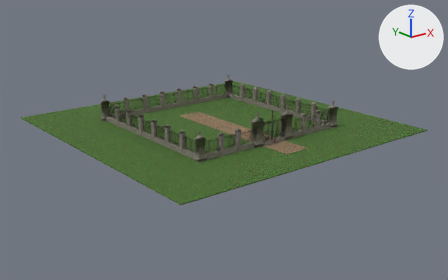
Renders of the OBJ model OpenGL/assets/models/escenario/escenario.obj from each side of a commit.
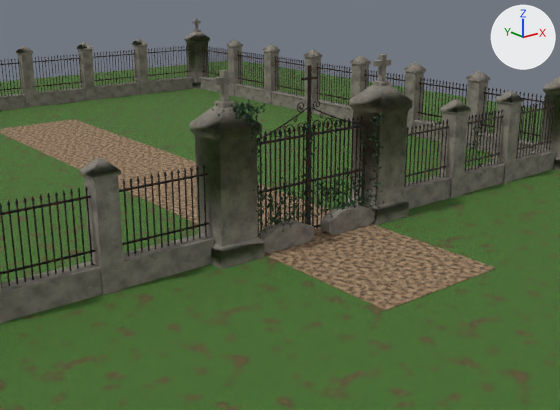
Old and new are each drawn whole from a 50 mm lens placed at (-45.79, -58.65, 21.09), pointed at (-0.03, -1.44, -1.79) and again close up from a 50 mm lens placed at (-10.99, -22.72, 5.94), pointed at (-0.75, -9.91, 0.81). The axes (+X, +Y, +Z) are drawn at upper right. The lights are the same throughout. The last two pictures show the newer version. Where no turn or scale is listed for an object, it has been applied to the vertices.

The scene before the commit, as lines of its bpy script (objects in view):
```python
ob_cerca_frente_der_piedra = bpy.data.objects.new('Cerca_Frente_Der_Piedra', me_cerca_frente_der_piedra)
ob_cerca_frente_der_piedra.location = (0.0, 0.0, 0.0)
ob_hiedra_hoja_der = bpy.data.objects.new('Hiedra_Hoja_Der', me_hiedra_hoja_der)
ob_hiedra_hoja_der.location = (0.0, 0.0, 0.0)
ob_hiedra_hoja_izq = bpy.data.objects.new('Hiedra_Hoja_Izq', me_hiedra_hoja_izq)
ob_hiedra_hoja_izq.location = (0.0, 0.0, 0.0)
ob_reja_hoja_der = bpy.data.objects.new('Reja_Hoja_Der', me_reja_hoja_der)
ob_reja_hoja_der.location = (0.0, 0.0, 0.0)
ob_reja_hoja_izq = bpy.data.objects.new('Reja_Hoja_Izq', me_reja_hoja_izq)
ob_reja_hoja_izq.location = (0.0, 0.0, 0.0)
# also in view: 'Cerca_Fondo_Hierro' at (0.0, 10.0, 1.32); 'Cerca_Fondo_Piedra' at (0.0, 10.0, 1.27); 'Pilares_Reja' at (0.0, -10.0, 1.95); 'Camino' at (0.0, -4.0, 0.01); 'Cerca_Frente_Izq_Hierro' at (-6.14, -10.0, 1.32)
```
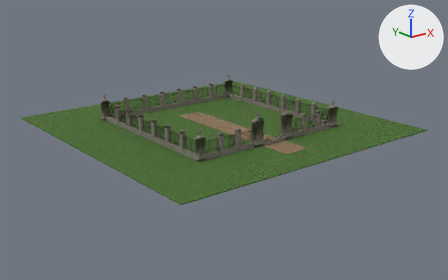
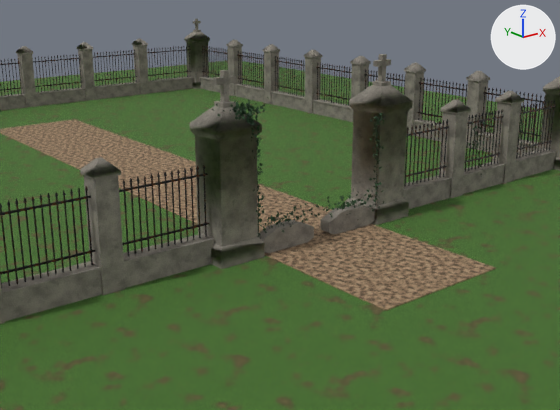
Pixel boxes (x1, y1, x2, y2) of what changed, in the close-ups (560 x 410 px):
'Reja_Hoja_Izq', deleted
    before: (257, 65, 317, 232)
'Reja_Hoja_Der', deleted
    before: (310, 100, 367, 229)
'Hiedra_Hoja_Izq', deleted
    before: (257, 112, 326, 227)
'Hiedra_Hoja_Der', deleted
    before: (300, 127, 369, 212)

Edits to the bpy script that builds the scene:
```text
Remove ob_hiedra_hoja_der:
    ob_hiedra_hoja_der = bpy.data.objects.new('Hiedra_Hoja_Der', me_hiedra_hoja_der)
    ob_hiedra_hoja_der.location = (0.0, 0.0, 0.0)
Remove ob_hiedra_hoja_izq:
    ob_hiedra_hoja_izq = bpy.data.objects.new('Hiedra_Hoja_Izq', me_hiedra_hoja_izq)
    ob_hiedra_hoja_izq.location = (0.0, 0.0, 0.0)
Remove ob_reja_hoja_der:
    ob_reja_hoja_der = bpy.data.objects.new('Reja_Hoja_Der', me_reja_hoja_der)
    ob_reja_hoja_der.location = (0.0, 0.0, 0.0)
Remove ob_reja_hoja_izq:
    ob_reja_hoja_izq = bpy.data.objects.new('Reja_Hoja_Izq', me_reja_hoja_izq)
    ob_reja_hoja_izq.location = (0.0, 0.0, 0.0)
```
